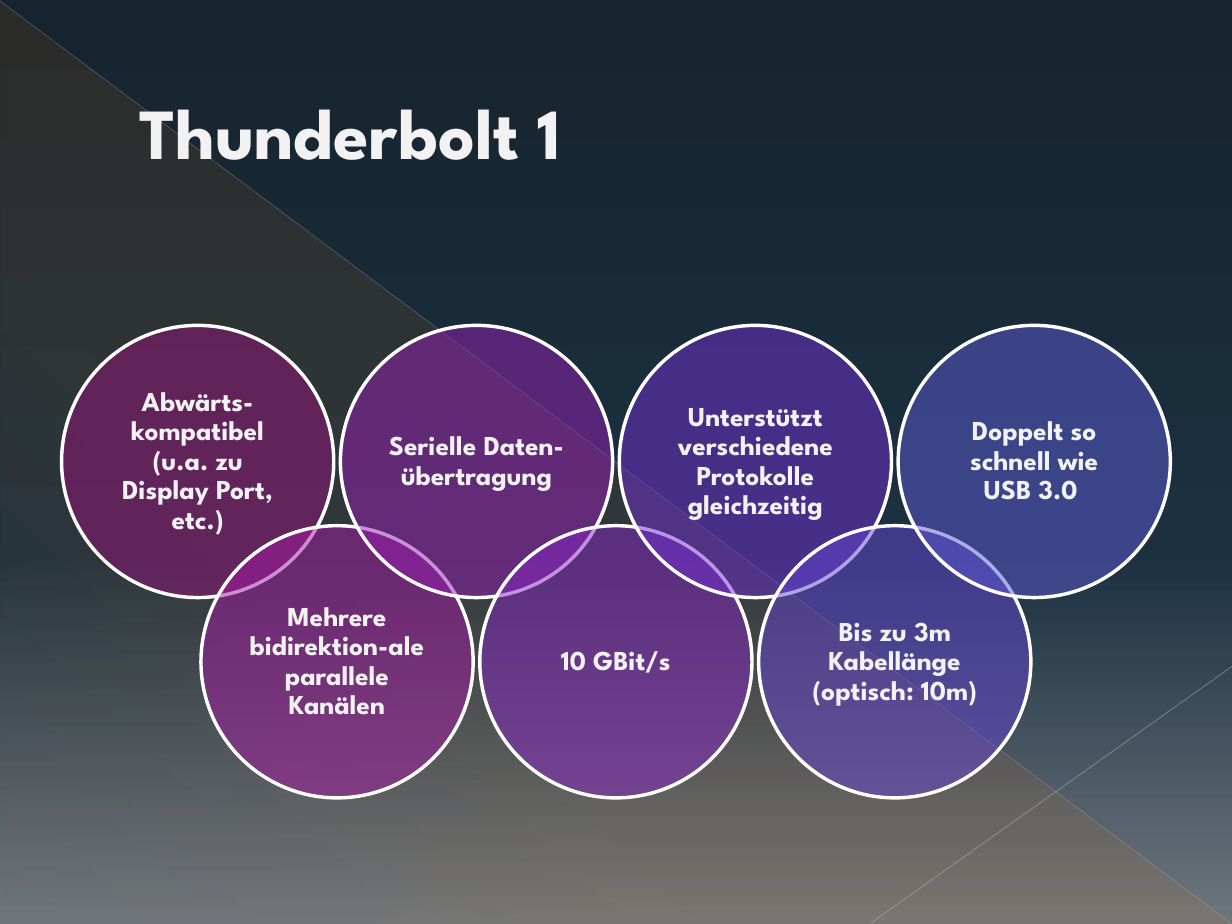
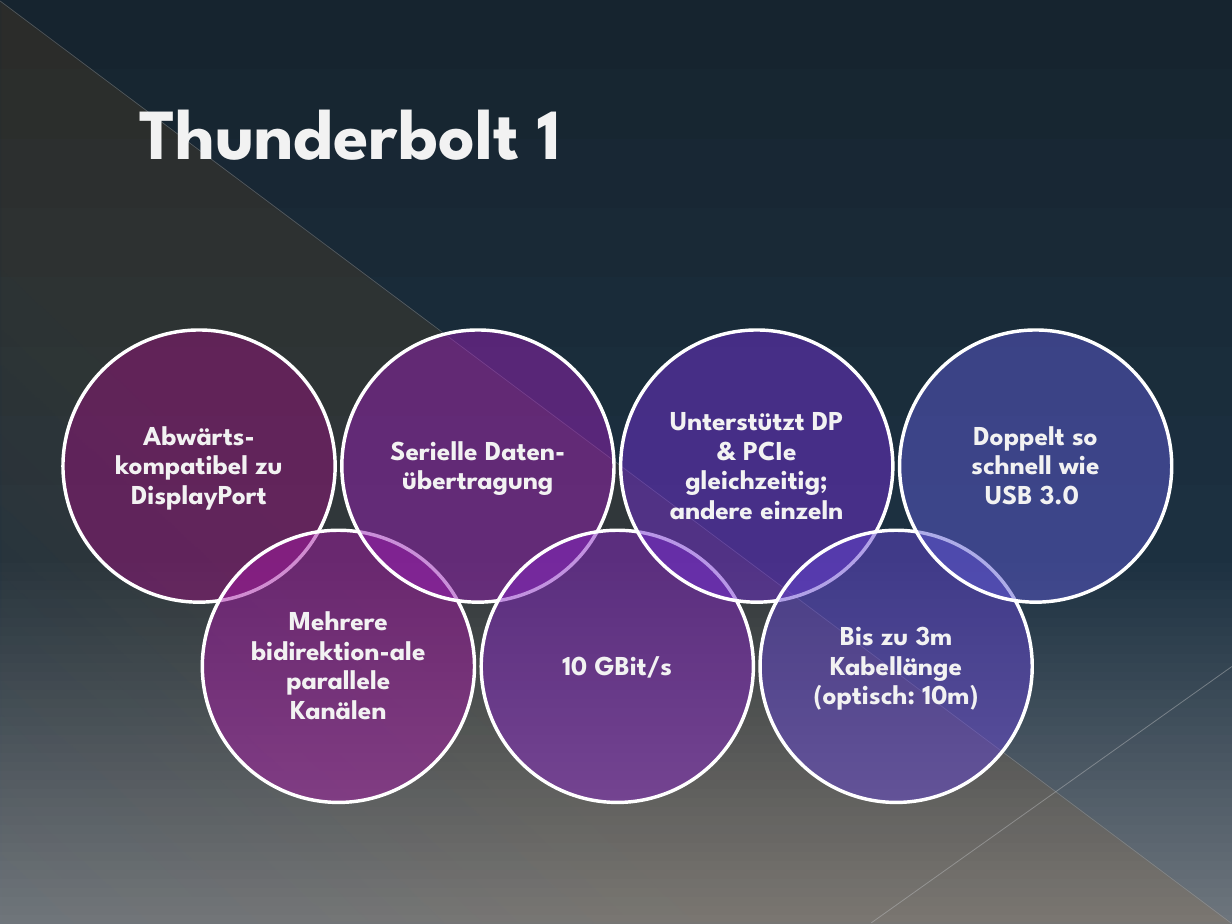
Before and after one commit to sewpalu/Compendia, a slide deck: slide 4 of doc/thunderbolt_presentation/Thunderbolt.pptx (slide 3 before the commit). Drawn at 1232x924 pixels with LibreOffice and Linux fonts; fonts in the diff are those of the drawing. Boxes give left, top, right and bottom in pixels: in the first picture for what was removed or moved away, otherwise in the second. Text is boxed around its words. In the diff, an @@ line names an element or a change of style, - is before the commit and + after.

```diff
--- a/doc/thunderbolt_presentation/Thunderbolt.pptx
+++ b/doc/thunderbolt_presentation/Thunderbolt.pptx
@@ 6 ellipses, 4 texts moved together from (x1=62, y1=325, x2=1170, y2=798) to (x1=63, y1=330, x2=1172, y2=802) @@
@@ text at (x1=670, y1=412, x2=843, y2=520): text changed @@
-Unterstützt verschiedene Protokolle gleichzeitig
+Unterstützt DP & PCIe gleichzeitig; andere einzeln
@@ text at (x1=115, y1=426, x2=282, y2=510): text changed @@
-Abwärts-kompatibel (u.a. zu Display Port, etc.)
+Abwärts-kompatibel zu DisplayPort
@@ ellipse moved from (x1=479, y1=526, x2=752, y2=798) to (x1=482, y1=530, x2=754, y2=802) @@
@@ text "Mehrere bidirektion-ale parallele Kanälen" moved from (x1=250, y1=607, x2=425, y2=715) to (x1=251, y1=611, x2=426, y2=720) @@
```
Also in this commit, not shown: 3 other slides changed, 2 slides added.
